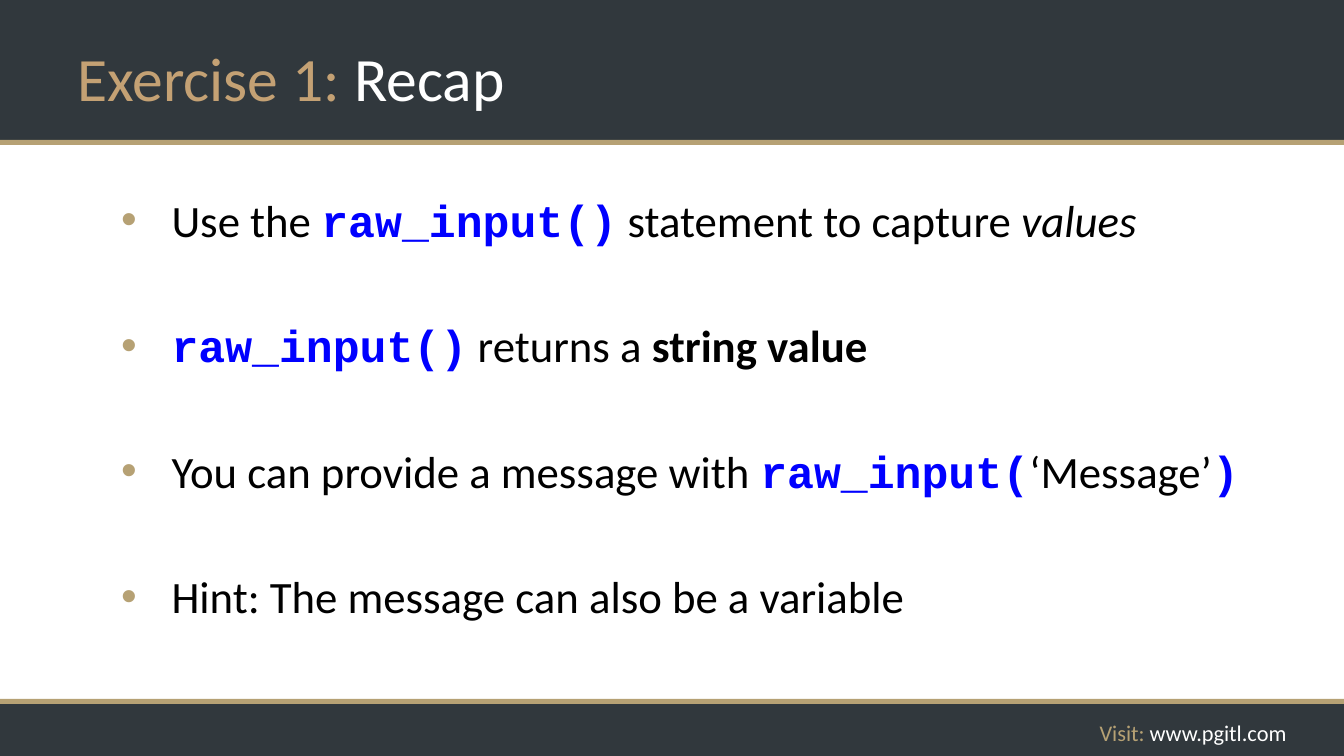
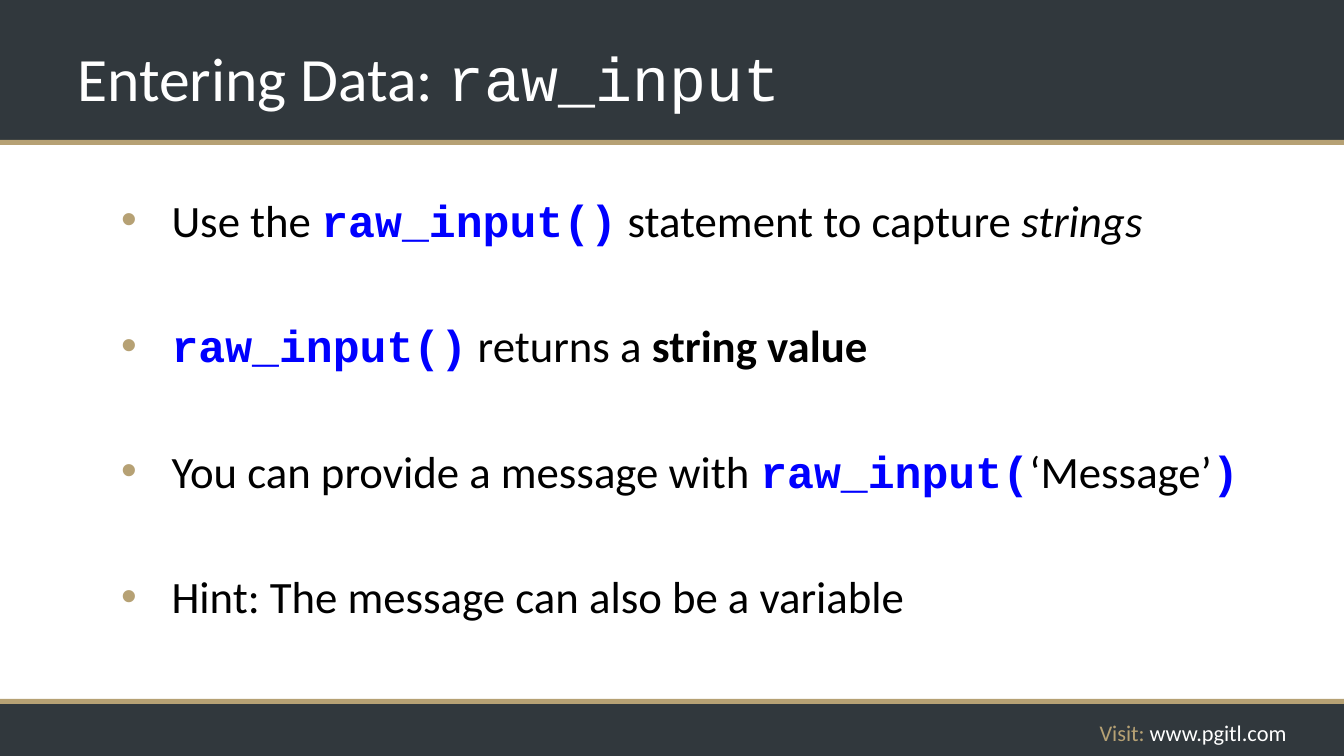
Before and after one commit to rikkouri/project-a, a slide deck: slide 27 of Programming Foundations.pptx. Drawn at 1344x756 pixels with LibreOffice and Linux fonts; fonts in the diff are those of the drawing; background and template pictures are left out. Boxes give left, top, right and bottom in pixels: in the first picture for what was removed or moved away, otherwise in the second. Text is boxed around its words. In the diff, an @@ line names an element or a change of style, - is before the commit and + after.

```diff
--- a/Programming Foundations.pptx
+++ b/Programming Foundations.pptx
@@ title at [77,57,781,114]: text changed; text colour #C4A174 to #FFFFFF @@
-Exercise 1: Recap
+Entering Data: raw_input
@@ text at [172,205,1142,247]: text changed @@
-• Use the raw_input() statement to capture values
+• Use the raw_input() statement to capture strings
```
Also in this commit, not shown: 6 other slides changed, 4 slides added, 2 slides removed.
